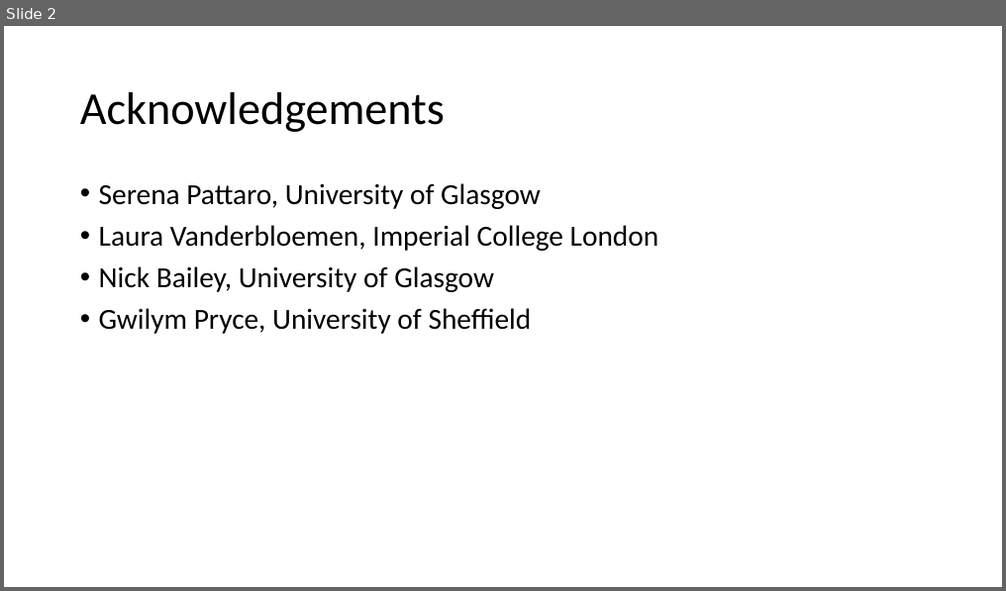
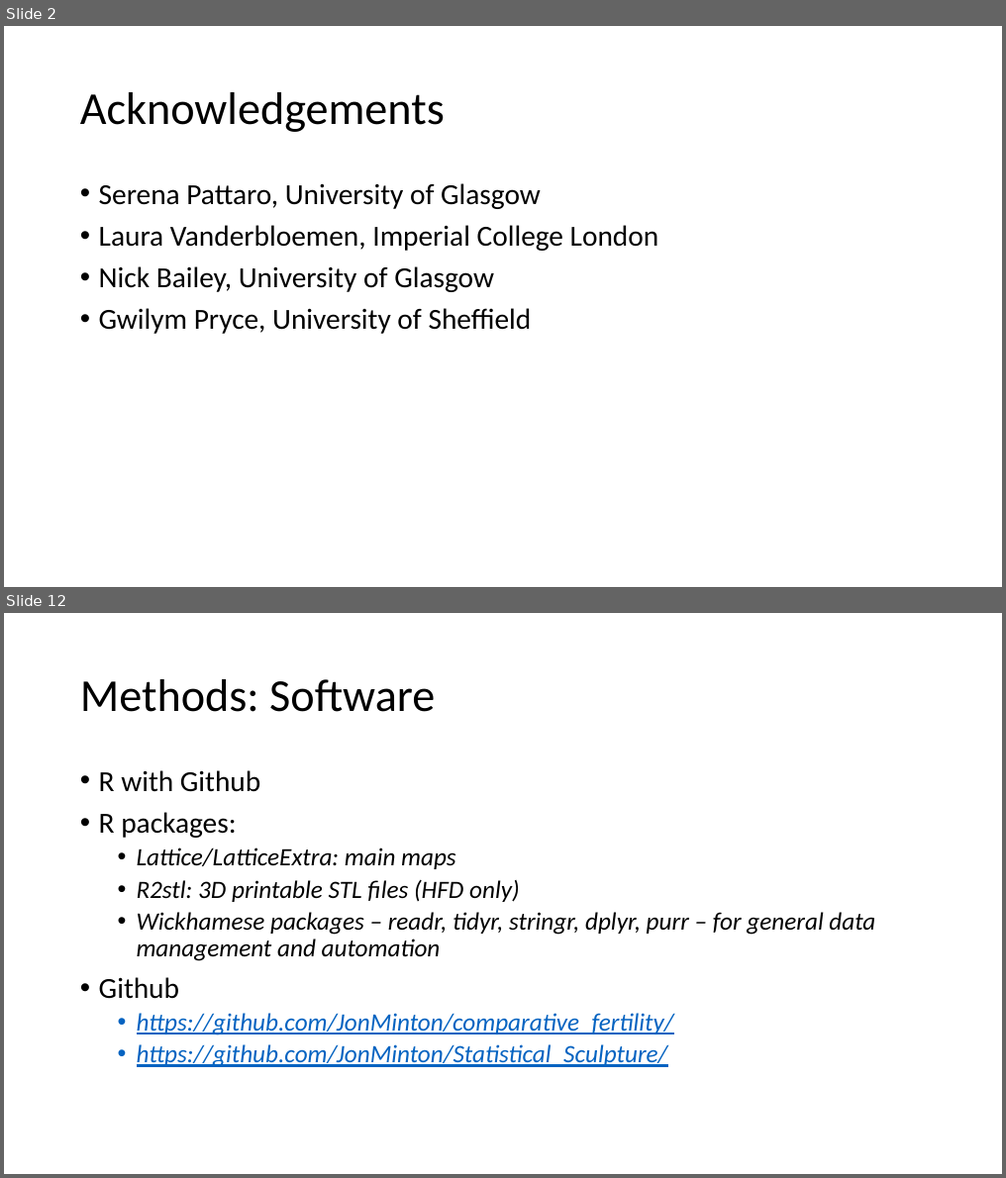
Before and after one commit to JonMinton/comparative_fertility, a slide deck: presentation/comparative_fertility_presentation.pptx. Shown one above the other, each under a label of ours: slide 2 before the commit, slides 2 and 12 after it; the slides between them are not shown. The pictures are 1006x591 and 1006x1178 pixels, drawn with LibreOffice and Linux fonts; fonts in the diff are those of the drawing. Boxes give left, top, right and bottom in pixels: in the first picture for what was removed or moved away, otherwise in the second. Text is boxed around its words. In the diff, an @@ line names an element or a change of style, - is before the commit and + after.

```diff
--- a/presentation/comparative_fertility_presentation.pptx
+++ b/presentation/comparative_fertility_presentation.pptx
@@ slide 12 added at <box>4,613,1002,1174</box>, background #FFFFFF @@
@@ title added at <box>80,679,435,712</box>, 44 pt, text #000000 @@
+Methods: Software
@@ text added at <box>99,770,875,1067</box>, 24 pt, text #000000, italic @@
+• R with Github
+• R packages:
+  • Lattice/LatticeExtra: main maps
+  • R2stl: 3D printable STL files (HFD only)
+  • Wickhamese packages – readr, tidyr, stringr, dplyr, purr – for general data management and automation
+• Github
+  • https://github.com/JonMinton/comparative_fertility/
+  • https://github.com/JonMinton/Statistical_Sculpture/
```
Also in this commit, not shown: 3 slides changed, 22 other slides added, 2 other files.
